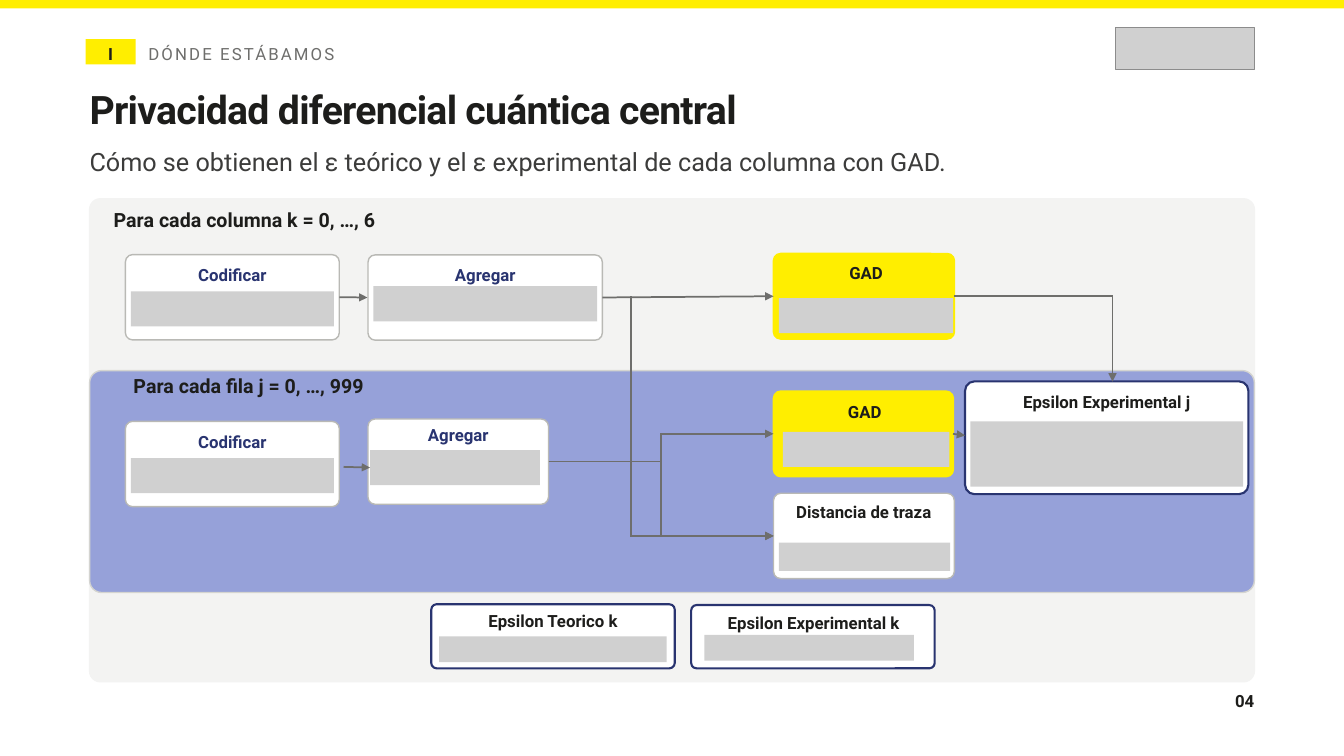
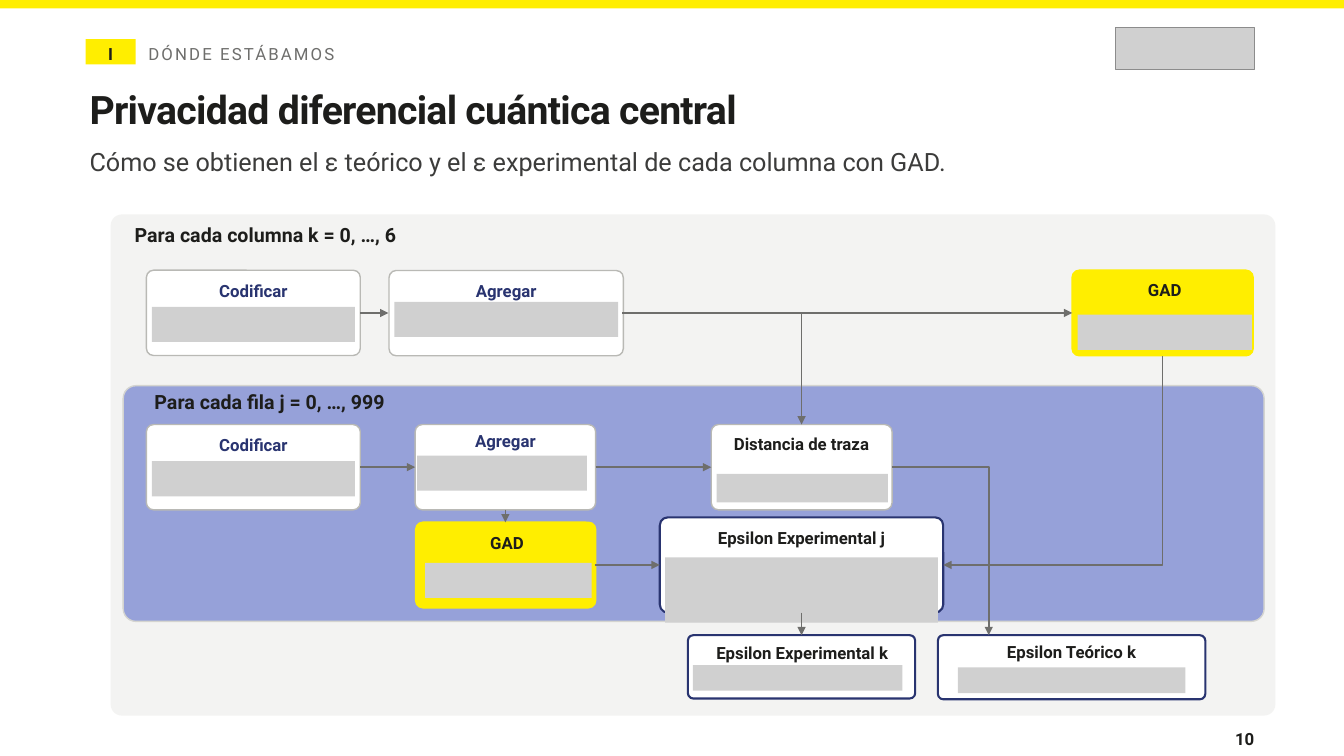
Before and after one commit to tomasSiSa18/TesisPregrado, a slide deck: slide 4 of PresentacionSemana10/Avances semana 10.pptx. Drawn at 1344x756 pixels with LibreOffice and Linux fonts; fonts in the diff are those of the drawing; grey boxes stand for pictures. Boxes give left, top, right and bottom in pixels: in the first picture for what was removed or moved away, otherwise in the second. Text is boxed around its words. In the diff, an @@ line names an element or a change of style, - is before the commit and + after.

```diff
--- a/PresentacionSemana10/Avances semana 10.pptx
+++ b/PresentacionSemana10/Avances semana 10.pptx
@@ rounded rectangle: place and size @@
-rounded rectangle at (90, 199, 1255, 682)
+rounded rectangle at (111, 215, 1276, 716)
@@ rounded rectangle at (111, 215, 1276, 716): outline #F3F3F2 1 pt to none @@
@@ rounded rectangle: place and size @@
-rounded rectangle at (773, 254, 954, 340)
+rounded rectangle at (1073, 270, 1253, 356)
@@ text "GAD": place and size @@
-text "GAD" at (849, 267, 883, 279)
+text "GAD" at (1148, 284, 1182, 296)
@@ 4 texts, 2 rounded rectangles, 2 pictures, 1 arrow: place and size @@
-4 texts, 2 rounded rectangles, 2 pictures, 1 arrow at (114, 212, 602, 399)
+4 texts, 2 rounded rectangles, 2 pictures, 1 arrow at (135, 227, 623, 415)
@@ elbow arrow moved from (631, 296) - (773, 536) to (622, 313) - (802, 424) @@
@@ arrow moved from (603, 297) - (773, 296) to (622, 313) - (1073, 313) @@
@@ elbow arrow moved from (955, 296) - (1113, 382) to (944, 566) - (1163, 356) @@
@@ elbow arrow (944, 566) - (1163, 356): arrowheads changed @@
@@ rounded rectangle: place and size @@
-rounded rectangle at (90, 371, 1255, 593)
+rounded rectangle at (123, 386, 1264, 622)
@@ rounded rectangle: place and size @@
-rounded rectangle at (773, 493, 954, 579)
+rounded rectangle at (712, 424, 892, 510)
@@ text "Distancia de traza": place and size @@
-text "Distancia de traza" at (796, 505, 931, 518)
+text "Distancia de traza" at (734, 437, 869, 450)
@@ group removed at (440, 298, 1244, 662): 6 pictures, 2 elbow arrows, 1 arrow @@
@@ 1 text, 1 rounded rectangle, 1 picture: place and size @@
-1 text, 1 rounded rectangle, 1 picture at (125, 421, 339, 507)
+1 text, 1 rounded rectangle, 1 picture at (146, 424, 360, 510)
@@ arrow moved from (344, 467) - (370, 468) to (360, 467) - (415, 467) @@
@@ 1 text, 1 rounded rectangle, 1 picture: place and size @@
-1 text, 1 rounded rectangle, 1 picture at (368, 419, 548, 505)
+1 text, 1 rounded rectangle, 1 picture at (415, 424, 596, 510)
@@ rounded rectangle: place and size @@
-rounded rectangle at (773, 391, 953, 477)
+rounded rectangle at (416, 522, 596, 608)
@@ text "GAD": place and size @@
-text "GAD" at (848, 406, 882, 418)
+text "GAD" at (490, 537, 524, 549)
@@ rounded rectangle: place and size @@
-rounded rectangle at (965, 381, 1248, 494)
+rounded rectangle at (660, 517, 944, 613)
@@ text "Epsilon Experimental j": place and size @@
-text "Epsilon Experimental j" at (1023, 393, 1190, 413)
+text "Epsilon Experimental j" at (718, 529, 885, 549)
@@ group added at (425, 315, 1252, 694): 6 pictures, 4 arrows, 1 elbow arrow @@
@@ rounded rectangle: place and size @@
-rounded rectangle at (692, 605, 936, 668)
+rounded rectangle at (688, 635, 914, 699)
@@ text "Epsilon Experimental k": place and size @@
-text "Epsilon Experimental k" at (728, 616, 899, 633)
+text "Epsilon Experimental k" at (716, 646, 888, 663)
@@ rounded rectangle: place and size @@
-rounded rectangle at (432, 604, 676, 668)
+rounded rectangle at (938, 635, 1205, 700)
@@ text at (1007, 645, 1136, 662): text changed @@
-Epsilon Teorico k
+Epsilon Teórico k
@@ text at (1235, 733, 1254, 745): text changed @@
-04
+10
```
Also in this commit, not shown: 2 other slides changed, 1 other file.
